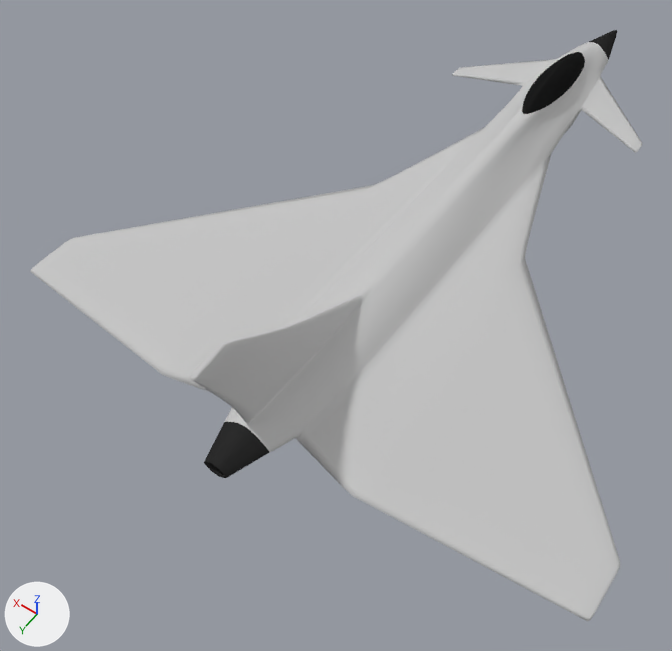
An edit to the Blender file unity/Assets/Models/fighter.blend, drawn before and after from the same camera.
One viewpoint serves both versions: a 50 mm camera at (-12.01, 31.17, 27.39) aimed at (1.24, 12.63, -1.74). The axes (+X, +Y, +Z) are drawn at lower left. The lights are the same throughout.
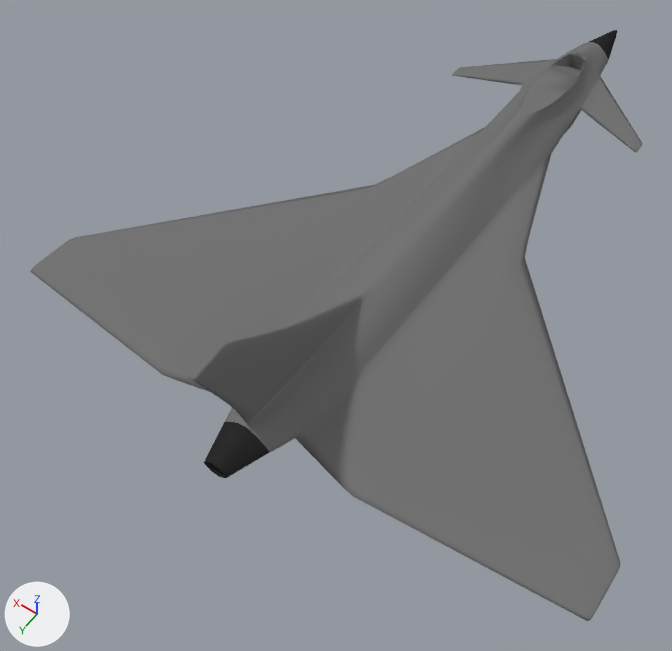
Where the change shows, as pixel boxes (x1, y1, x2, y2) in the pictures (672 x 651 px):
'Cube.001', recoloured: (30, 42, 642, 621) in both
'Cube.004', hidden: before (522, 52, 585, 114)

The change in detail:
Material 'Material.001' (mat_material_001) changes colour from light grey #c7c7c7 to grey #757575; in linear values from (0.568, 0.568, 0.568) to (0.179, 0.179, 0.179).
Object 'Cube.004' (ob_cube_004) is now hidden.
